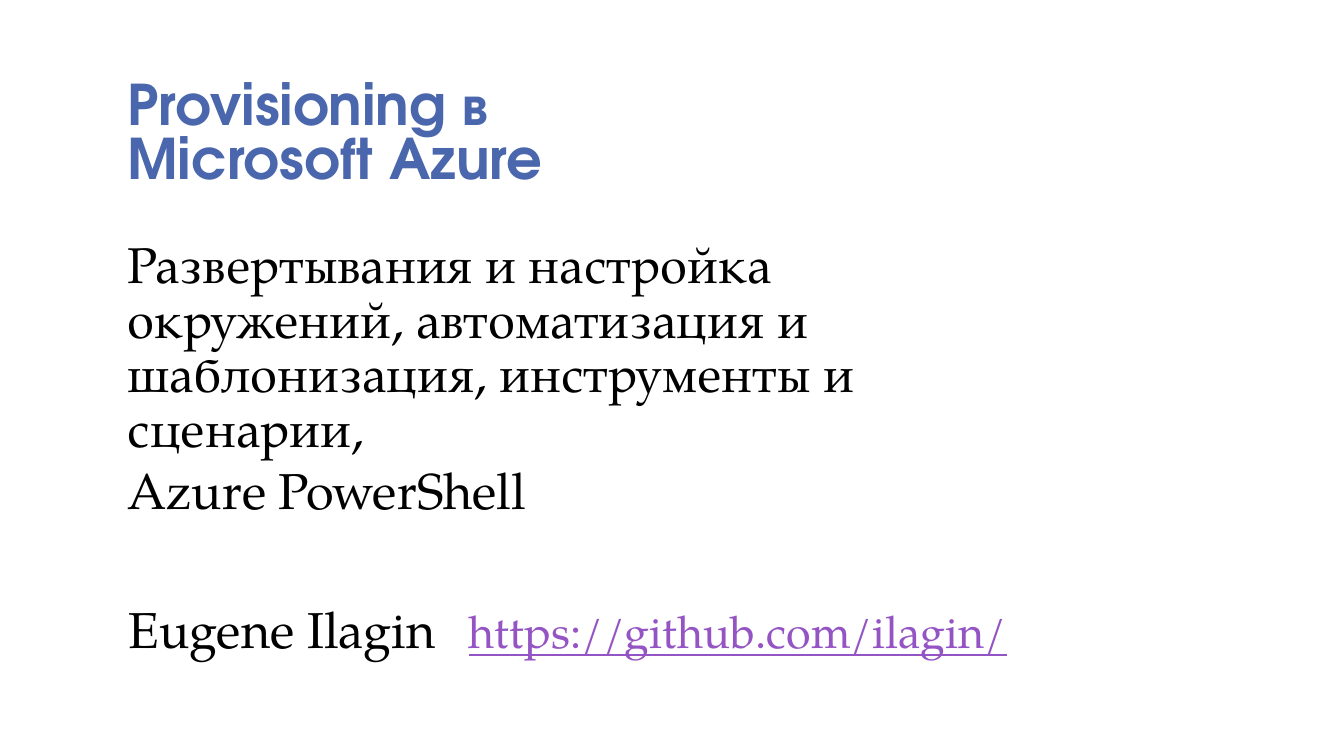
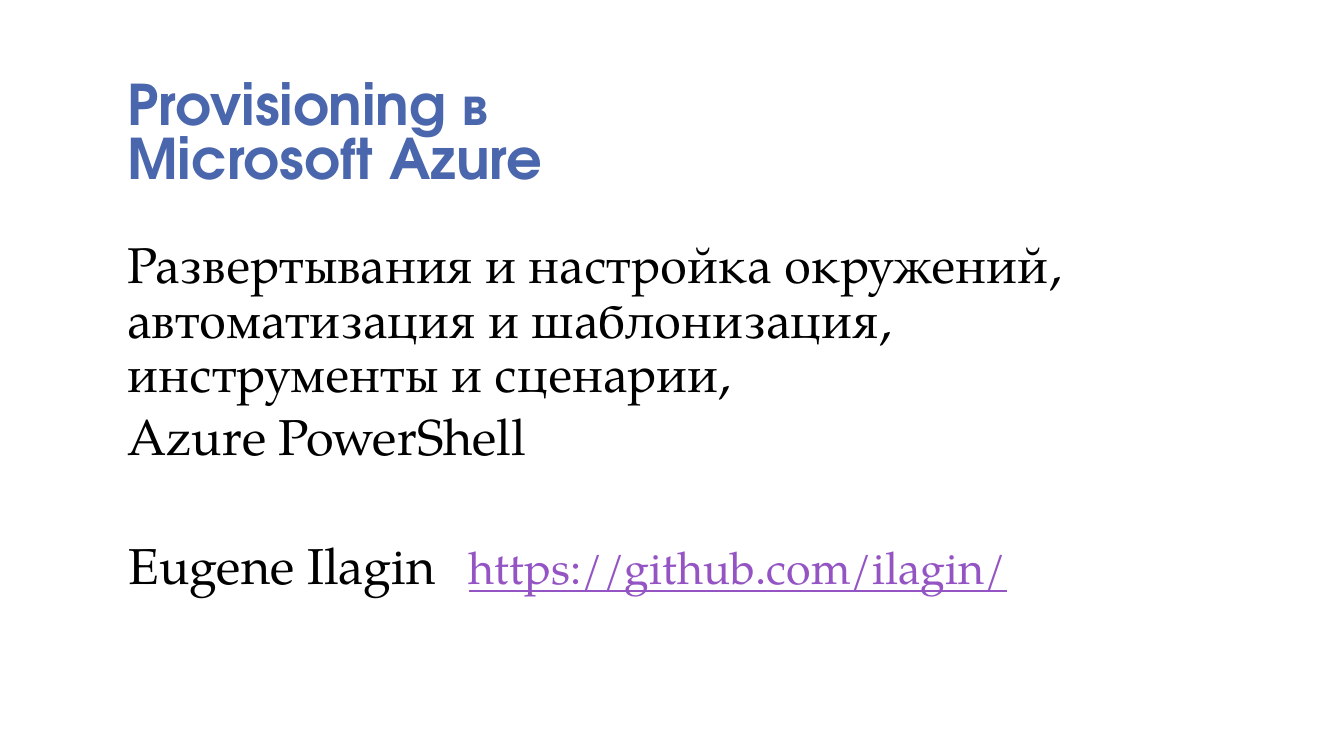
Before and after one commit to ilagin/AzureProvisioning, a slide deck: slide 1 of Provisioning in Microsoft Azure.pptx. Drawn at 1344x756 pixels with LibreOffice and Linux fonts; fonts in the diff are those of the drawing; background and template pictures are left out. Boxes give left, top, right and bottom in pixels: in the first picture for what was removed or moved away, otherwise in the second. Text is boxed around its words. In the diff, an @@ line names an element or a change of style, - is before the commit and + after.

```diff
--- a/Provisioning in Microsoft Azure.pptx
+++ b/Provisioning in Microsoft Azure.pptx
@@ subtitle "Развертывания и настройка окружений, автоматизация ..." rewrapped from [128, 247, 854, 510] to [128, 247, 1049, 456] @@
@@ text "https://github.com/ilagin/": place and size @@
-text "https://github.com/ilagin/" at [469, 615, 1007, 661]
+text "https://github.com/ilagin/" at [469, 551, 1007, 597]
@@ text "Eugene Ilagin": place and size @@
-text "Eugene Ilagin" at [129, 611, 436, 663]
+text "Eugene Ilagin" at [129, 547, 436, 599]
```
Also in this commit, not shown: 1 other slide changed.
